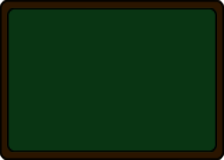
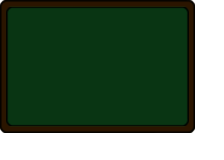
Layers edited between the first and the second (224, 160) image:
removed layer "Sombra interior" over [7, 8, 217, 152]
removed layer "Sombra exterior" over [0, 0, 224, 160]
removed layer "Marco" over [0, 0, 224, 160]
removed layer "Fondo" over [0, 0, 224, 160]
added layer "Sombra interior 2" above "Sombra exterior 2" over [6, 7, 189, 126]
added layer "Sombra exterior 2" above "Marco 2" over [0, 0, 195, 133]
added layer "Marco 2" above "Fondo 2" over [0, 0, 195, 133]
added layer "Fondo 2" over [0, 0, 195, 133]
